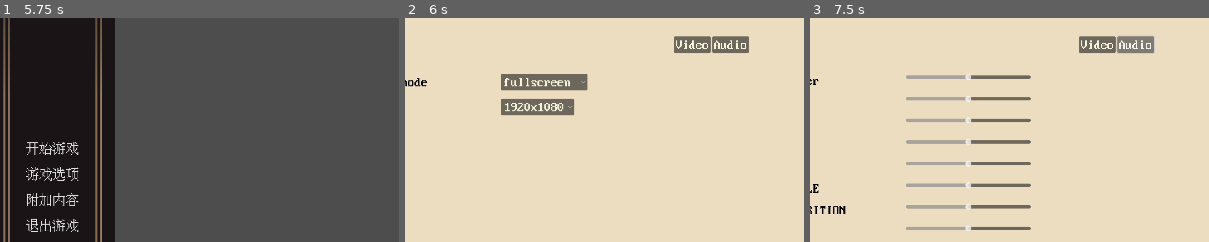
Above: before the commit, frames 1-3 (left to right).
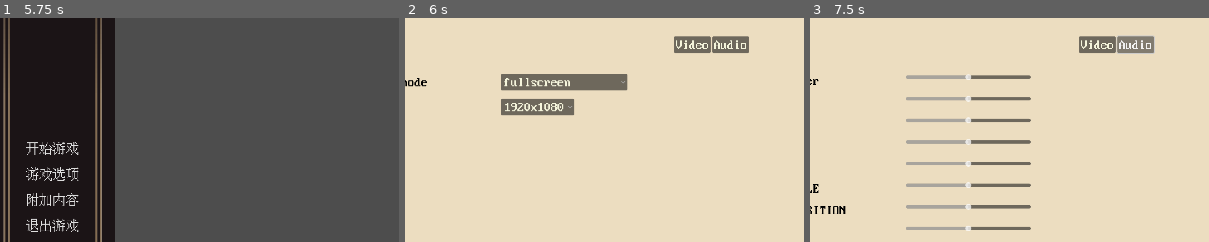
Above: after the commit, the same moments.

Repository: Nick-wald/Enlightenment
Game: Godot game, scene res://AutoLoad/AutoLoad.tscn
Same seed, same stepped clock (60 frames per second), same inputs: the game is played once before the commit and once after it. The engine's default icon, where the game draws it, is replaced by a stand-in: a white triangle on a blue panel in a dark square.
Inputs:
- Up to frame 1 (5.75 s): tap Enter at 0.5, 5 s; click "开始游戏" at 1.25 s; tap Space at 2.75 s; click "开始游戏" at 3.5 s
- Up to frame 2 (6 s): click "游戏选项" at 5.75 s
- Up to frame 3 (7.5 s): click "Video" at 6.5 s; click "Audio" at 7.25 s
The pictures show only the part of the screen within x 12-62%, y 15-65%; the shares and areas given below are measured in that part.

Frame 1 is identical in both runs. In frame 2, 0.8% of the frame differs, in the area x 44-56%, y 25-33%; in frame 3, nothing differs.

Commit message:
2023.9.1

Diff:
--- a/AutoLoad/AutoLoad.gd
+++ b/AutoLoad/AutoLoad.gd
@@ -18,7 +18,10 @@
 # 系统列表
 var SystemsList:Dictionary
 # DEBUG
-var DEBUG:bool = false
+var DEBUG:bool = false:
+	set(value):
+		DEBUG = value
+		(Global.USENODE("TOP") as TOP).switchDEBUGmsg()
 
 func _ready():
 	# 初始化
@@ -41,6 +44,7 @@
 	(Global.USENODE(ScenesList["Transition"]) as Transition).TRANSITION(InitList, ScenesList["Beginning"], true)
 
 func _process(_delta):
+	# DEBUG
 	if Input.is_action_just_pressed("ui_debug"):
 		DEBUG = !DEBUG
 		if DEBUG:
@@ -175,6 +179,8 @@
 
 # 初始化
 func START() -> void:
+	## 系统级初始化
+	OS.set_thread_name("Enlightenment")
 	# 注册AutoLoad实例ID
 	Global.InstIDList["AutoLoad"] = get_instance_id()
 	# 加载配置
--- a/AutoLoad/CharacterBasic.gd
+++ b/AutoLoad/CharacterBasic.gd
@@ -37,8 +37,6 @@
 	"Wisdom": 1, # 感知
 	"Charisma": 1 # 魅力
 }
-# 阵营
-var Alignment
 
 func _ready():
 	pass
--- a/AutoLoad/EntityCharacter.gd
+++ b/AutoLoad/EntityCharacter.gd
@@ -8,9 +8,9 @@
 }
 
 func _ready():
-	pass
+	tagAdd("System", "Character")
 
-func _process(delta):
+func _process(_delta):
 	pass
 
 ### 人物贴图处理
--- a/AutoLoad/EntityModel.gd
+++ b/AutoLoad/EntityModel.gd
@@ -10,11 +10,15 @@
 var ARM:int = 0
 # 魔法护甲Magic Resistance
 var MR:int = 0
+# tag池
+var tag:Dictionary = {}
+# 阵营
+var Team:Array = []
 
 func _ready():
 	pass
 
-func _process(delta):
+func _process(_delta):
 	pass
 
 # 2D模型获取
@@ -23,3 +27,16 @@
 # 3D模型获取
 func model3D():
 	pass
+
+# tag添加
+func tagAdd(section:String, key:String):
+	if not tag.has(section):
+		tag[section] = Array()
+		(tag[section] as Array).append(key)
+	elif not (tag[section] as Array).has(key):
+		(tag[section] as Array).append(key)
+
+# tag移除
+func tagRemove(section:String, key:String):
+	if tag.has(section):
+		(tag[section] as Array).erase(key)
--- a/AutoLoad/EntityModel.tscn
+++ b/AutoLoad/EntityModel.tscn
@@ -14,3 +14,5 @@
 [node name="EntiyBox" type="Node" parent="EntityThing"]
 
 [node name="EntityDoor" type="Node" parent="EntityThing"]
+
+[node name="EntityPaper" type="Node" parent="EntityThing"]
--- a/AutoLoad/GUIManager.gd
+++ b/AutoLoad/GUIManager.gd
@@ -22,7 +22,7 @@
 # GUI对象池
 var GUIHandlers:Array = []
 func _ready():
-	changeShowmode()
+	changeShowmode(Global.Setting["config"]["Video"]["Showmode"][0], Rect2i(0, 0, int((Global.Setting["config"]["Video"]["Size"][0] as String).get_slice("x", 0)), int((Global.Setting["config"]["Video"]["Size"][0] as String).get_slice("x", 1))))
 
 func _process(_delta):
 	pass
@@ -32,7 +32,7 @@
 	pass
 
 # 更改显示模式
-func changeShowmode(mode:String = "", size:Rect2i = Rect2i(Vector2i(0, 0), windowSize), title:String = "Enlightenment"):
+func changeShowmode(mode:String = "null", size:Rect2i = Rect2i(Vector2i(0, 0), windowSize), title:String = "Enlightenment"):
 	showmode = Global.Setting["config"]["Video"]["Showmode"][0]
 	if mode.is_empty():
 		mode = showmode
@@ -46,6 +46,10 @@
 		"window":
 			DisplayServer.window_set_mode(DisplayServer.WINDOW_MODE_WINDOWED)
 			showmode = mode
+		"null":
+			pass
+		"":
+			pass
 		_:
 			(Global.USENODE("TOP") as TOP).CONSOLEWARN("Unexpected showmode string: " + mode, "GUIManager.changeShowmode()")
 	if not size == Rect2i():
--- a/AutoLoad/GUIModel.gd
+++ b/AutoLoad/GUIModel.gd
@@ -1,7 +1,7 @@
 extends Control
 class_name GUIModel
 
-func _GUI_init():
+func _GUI_init() -> void:
 	# 绑定
 	if not get_children().is_empty():
 		var NodeList:Array = get_children()
--- a/AutoLoad/Setting.gd
+++ b/AutoLoad/Setting.gd
@@ -8,6 +8,8 @@
 @onready var Config:VBoxContainer = self.get_node("SettingBox/TextureRect/MarginContainer/VBoxContainer/ConfigContainer/Configs")
 # 解释区
 @onready var Description:Label = self.get_node("SettingBox/TextureRect/MarginContainer/VBoxContainer/Description")
+# 应用按钮
+@onready var Apply:Button = self.get_node("SettingBox/TextureRect/MarginContainer/VBoxContainer/Buttoms/Apply")
 ### 变量
 # 设置副本
 var SettingCopy:Dictionary
@@ -24,16 +26,27 @@
 	updateConfigArea(ConfigTab.get_child(0).get_meta("ConfigTab"))
 	super()
 
-func _on_apply_pressed():
+func _on_apply_pressed() -> void:
 	Global.Setting = SettingCopy
+	(Global.AutoLoad as AutoLoad).WRITEINI()
 	queue_free()
 
-func _on_cancel_pressed():
+func _on_cancel_pressed() -> void:
+	(Global.USENODE("GUIManager") as GUIManager).changeShowmode(
+		Global.Setting["config"]["Video"]["Showmode"][0],
+		Rect2i(
+			0,
+			0,
+			int((Global.Setting["config"]["Video"]["Size"][0] as String).get_slice("x", 0)),
+			int((Global.Setting["config"]["Video"]["Size"][0] as String).get_slice("x", 1))
+		)
+		)
+	for item in (Global.Setting["config"]["Audio"] as Dictionary).keys():
+		(Global.USENODE("AudioManager") as AudioManager).set_vol(item, Global.Setting["config"]["Audio"][item])
 	queue_free()
 
 # 更新设置区内容
-func updateConfigArea(tab:String):
-	print(SettingCopy)
+func updateConfigArea(tab:String) -> void:
 	if not Config.get_children().is_empty():
 		for item in Config.get_children():
 			item.queue_free()
@@ -58,6 +71,9 @@
 						if SettingCopy["config"][tab][item][index] == SettingCopy["config"][tab][item][0]:
 							i.select(index - 1)
 						index += 1
+					i.set_meta("tab", tab)
+					i.set_meta("item", item)
+					i.item_selected.connect(updateSetting.bind(tab, item, i).unbind(1))
 					configGroup.add_child(i)
 					Config.add_child(configGroup)
 				TYPE_STRING:
@@ -74,5 +90,31 @@
 					i.max_value = 1
 					i.step = 0.01
 					i.value = SettingCopy["config"][tab][item]
+					i.set_meta("tab", tab)
+					i.set_meta("item", item)
+					i.value_changed.connect(updateSetting.bind(tab, item, i).unbind(1))
 					configGroup.add_child(i)
 					Config.add_child(configGroup)
+
+# 更新设置&预览
+func updateSetting(tab:String, item:String, value) -> void:
+	(Global.USENODE("TOP") as TOP).CONSOLE(str(tab) + " " + str(item) + " " + str(value))
+	match typeof(SettingCopy["config"][tab][item]):
+		TYPE_BOOL:
+			SettingCopy["config"][tab][item] = value
+		TYPE_ARRAY:
+			SettingCopy["config"][tab][item][0] = (value as OptionButton).get_item_text((value as OptionButton).selected)
+			if tab == "Video" and item == "Showmode":
+				(Global.USENODE("GUIManager") as GUIManager).changeShowmode(SettingCopy["config"][tab][item][0])
+			if tab == "Video" and item == "Size":
+				(Global.USENODE("GUIManager") as GUIManager).changeShowmode("null", Rect2i(0, 0, int((SettingCopy["config"]["Video"]["Size"][0] as String).get_slice("x", 0)), int((SettingCopy["config"]["Video"]["Size"][0] as String).get_slice("x", 1))))
+		TYPE_STRING:
+			SettingCopy["config"][tab][item] = value
+		TYPE_INT:
+			SettingCopy["config"][tab][item] = (value as HSlider).value
+			if tab == "Audio":
+				(Global.USENODE("AudioManager") as AudioManager).set_vol(item, (value as HSlider).value)
+		TYPE_FLOAT:
+			SettingCopy["config"][tab][item] = (value as HSlider).value
+			if tab == "Audio":
+				(Global.USENODE("AudioManager") as AudioManager).set_vol(item, (value as HSlider).value)
--- a/AutoLoad/TOP.gd
+++ b/AutoLoad/TOP.gd
@@ -2,28 +2,40 @@
 class_name TOP
 
 ### 常量
-# 提示控件
+## 提示控件
 @onready var Tip:RichTextLabel = $MarginContainer/TipContainer/Tip
 # 右下消息栏
 @onready var MessageContainer:VBoxContainer = $MarginContainer/MessageContainer
 # 左上消息栏
 @onready var LeftMessageContainer:VBoxContainer = $MarginContainer/TipContainer/LeftMessageContainer
+# 调试信息
+@onready var DEBUG:VBoxContainer = $MarginContainer/TipContainer/LeftMessageContainer/DEBUG
+@onready var StaticMemoryUsage:Label = $MarginContainer/TipContainer/LeftMessageContainer/DEBUG/StaticMemoryUsage
+@onready var RenderMemoryUsage:Label = $MarginContainer/TipContainer/LeftMessageContainer/DEBUG/RenderMemoryUsage
+@onready var FPS:Label = $MarginContainer/TipContainer/LeftMessageContainer/DEBUG/FPS
 # 屏幕遮罩控件
 @onready var RectMask:ColorRect = $RectMask
 # 动画播放器控件
 @onready var Anim:AnimationPlayer = $AnimationPlayer
 # 提示文字持续时间
 const TipSec = 3
+### 变量
+# 内存使用单位
+var staticmemoryusage:int = 1
+var staticmemoryusagesuffix:String = "Bytes"
 
 # GUI标志
 func _GUI_init():
 	pass
 
 func _ready():
-	pass
+	switchDEBUGmsg()
 
 func _process(_delta):
-	pass
+	if DEBUG.visible:
+		StaticMemoryUsage.text = "内存使用（cur/max）: %.3f %s / %.3f %s" % [Performance.get_monitor(Performance.MEMORY_STATIC) / float(staticmemoryusage), staticmemoryusagesuffix, Performance.get_monitor(Performance.MEMORY_STATIC_MAX) / float(staticmemoryusage) , staticmemoryusagesuffix]
+		RenderMemoryUsage.text = "显存使用: %.3f %s" % [Performance.get_monitor(Performance.RENDER_VIDEO_MEM_USED) / float(staticmemoryusage), staticmemoryusagesuffix]
+		FPS.text = "FPS: %d" % [Performance.get_monitor(Performance.TIME_FPS)]
 
 # 消息栏警告信息
 func CONSOLEWARN(text:String, username:String = "") -> void:
@@ -66,3 +78,28 @@
 	await Anim.animation_finished
 	Anim.play("TOPMaskTranOut")
 	function.callv(arg)
+
+func switchDEBUGmsg() -> void:
+	DEBUG.visible = (Global.AutoLoad as AutoLoad).DEBUG
+	staticmemoryusageChangesuffix()
+
+# 内存单位处理
+func staticmemoryusageChangesuffix():
+	while (Global.AutoLoad as AutoLoad).DEBUG:
+		await get_tree().create_timer(3).timeout
+		match staticmemoryusage:
+			1:
+				staticmemoryusage = 8
+				staticmemoryusagesuffix = "Bits"
+			8:
+				staticmemoryusage = staticmemoryusage*1024
+				staticmemoryusagesuffix = "KBs"
+			8*1024:
+				staticmemoryusage = staticmemoryusage*1024
+				staticmemoryusagesuffix = "MBs"
+			8*1024*1024:
+				staticmemoryusage = staticmemoryusage*1024
+				staticmemoryusagesuffix = "GBs"
+			8*1024*1024*1024:
+				staticmemoryusage = 1
+				staticmemoryusagesuffix = "Bytes"
--- a/AutoLoad/TOP.tscn
+++ b/AutoLoad/TOP.tscn
@@ -71,7 +71,6 @@
 anchor_bottom = 1.0
 grow_horizontal = 2
 grow_vertical = 2
-mouse_filter = 2
 theme = ExtResource("1_a3nxk")
 script = ExtResource("1_w4olc")
 
@@ -111,7 +110,25 @@
 
 [node name="LeftMessageContainer" type="VBoxContainer" parent="MarginContainer/TipContainer"]
 layout_mode = 2
+size_flags_horizontal = 0
+size_flags_vertical = 0
 theme_override_constants/separation = 10
+
+[node name="DEBUG" type="VBoxContainer" parent="MarginContainer/TipContainer/LeftMessageContainer"]
+layout_mode = 2
+
+[node name="StaticMemoryUsage" type="Label" parent="MarginContainer/TipContainer/LeftMessageContainer/DEBUG"]
+layout_mode = 2
+mouse_filter = 0
+text = "静态内存：0MB"
+
+[node name="RenderMemoryUsage" type="Label" parent="MarginContainer/TipContainer/LeftMessageContainer/DEBUG"]
+layout_mode = 2
+text = "显存使用：0MB"
+
+[node name="FPS" type="Label" parent="MarginContainer/TipContainer/LeftMessageContainer/DEBUG"]
+layout_mode = 2
+text = "帧率：0"
 
 [node name="MessageContainer" type="VBoxContainer" parent="MarginContainer"]
 layout_mode = 2
--- a/AutoLoad/config.json
+++ b/AutoLoad/config.json
@@ -5,7 +5,7 @@
 			"Showmode": [
 				"fullscreen",
 				"fullscreen",
-				"window_full",
+				"window_fullscreen",
 				"window"
 				],
 			"Size": [
--- a/project.godot
+++ b/project.godot
@@ -10,7 +10,7 @@
 
 [application]
 
-config/name="Enlightment"
+config/name="Enlightenment"
 run/main_scene="res://AutoLoad/AutoLoad.tscn"
 config/features=PackedStringArray("4.1", "Forward Plus")
 boot_splash/image="res://sources/GUI/logobar.png"
@@ -49,7 +49,7 @@
 }
 ui_debug={
 "deadzone": 0.5,
-"events": [Object(InputEventKey,"resource_local_to_scene":false,"resource_name":"","device":0,"window_id":0,"alt_pressed":false,"shift_pressed":false,"ctrl_pressed":false,"meta_pressed":false,"pressed":false,"keycode":4194343,"physical_keycode":0,"key_label":0,"unicode":0,"echo":false,"script":null)
+"events": [Object(InputEventKey,"resource_local_to_scene":false,"resource_name":"","device":-1,"window_id":0,"alt_pressed":false,"shift_pressed":false,"ctrl_pressed":false,"meta_pressed":false,"pressed":false,"keycode":4194342,"physical_keycode":0,"key_label":0,"unicode":0,"echo":false,"script":null)
 ]
 }
 ui_map={
Not shown, changed: README.md
